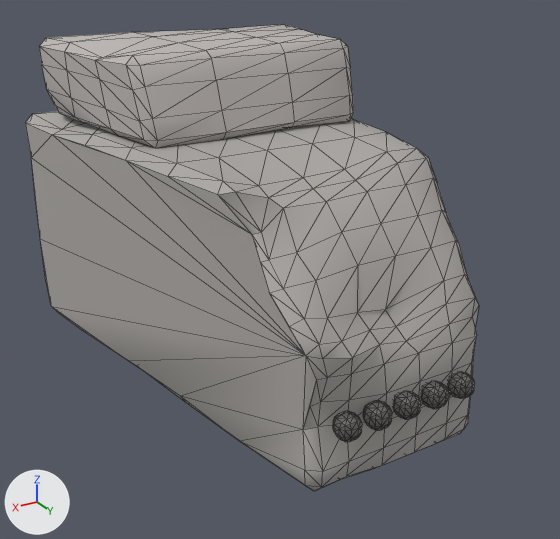
An edit to the glTF model unity/Assets/LastBell/Areas/Area2/Models/SM_Area2_RimTooth_Small_C.glb, drawn before and after from the same camera.
Both versions are drawn from a camera (50 mm lens) standing at (1.37, 1.55, 1.56) and looking at (0.0, -0.73, 0.42). Every picture has the same lights, and +X, +Y and +Z are marked at lower left. The first picture is the older version. Mesh edges are drawn as thin lines. Vertices at exactly the same position are counted once.

Names of what the first picture shows: 'SM_Area2_RimTooth_Small_C'.
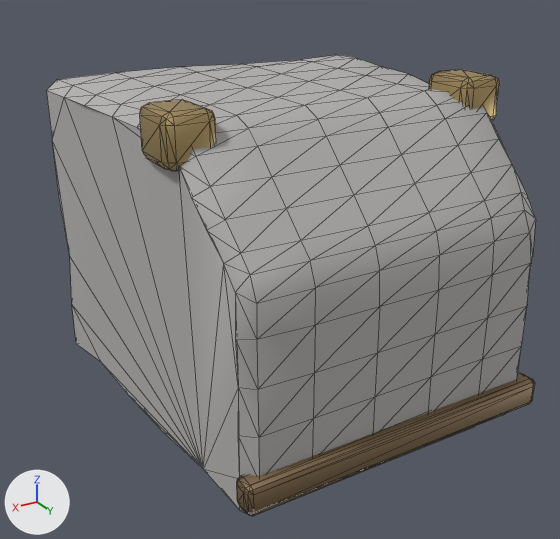
Pixel boxes [x1, y1, x2, y2] of what changed, in the pictures (560 x 539 px; the box of a moved part takes in the faces that stretch with it):
'SM_Area2_RimTooth_Small_C', reshaped (8% wider)
    before: [25, 24, 479, 491]
    after: [46, 55, 536, 516]
part 1 of me_sm_area2_rimtooth_small_c, moved or reshaped (not visible before)
    after: [237, 373, 535, 515]
part 2 of me_sm_area2_rimtooth_small_c, rebuilt (8% wider, 22% taller)
    before: [25, 112, 479, 491]
    after: [46, 55, 536, 516]
part 3 of me_sm_area2_rimtooth_small_c, added (brown)
    after: [429, 69, 499, 120]
part 4 of me_sm_area2_rimtooth_small_c, added (brown)
    after: [140, 99, 216, 171]
part 5 of me_sm_area2_rimtooth_small_c, deleted
    before: [39, 24, 475, 442]

What changed in the scene script:
```text
Add mat_darkbrass:
    mat_darkbrass = principled_material('DarkBrass')
    mat_darkbrass.base_color = (0.32, 0.22, 0.12)  # brown #998161
    mat_darkbrass.metallic = 0.8
    mat_darkbrass.roughness = 0.55
Add mat_brass:
    mat_brass = principled_material('Brass')
    mat_brass.base_color = (0.55, 0.4, 0.18)  # brown #c4aa76
    mat_brass.metallic = 0.85
    mat_brass.roughness = 0.45
Add mat_rimstone:
    mat_rimstone = principled_material('RimStone')
    mat_rimstone.base_color = (0.45, 0.44, 0.43)  # grey #b3b1af
    mat_rimstone.roughness = 0.8
Change me_sm_area2_rimtooth_small_c:
    used by ob_sm_area2_rimtooth_small_c; location = (0.0, 0.0, 0.0)
    remove me_sm_area2_rimtooth_small_c.from_pydata(...)  # 662 vertices, 1292 faces; spans x -0.64..0.64, y -1.7..0.06, z 0.0..1.2
    remove me_sm_area2_rimtooth_small_c.materials.append(mat_stone)  # grey #adaaa6
    remove me_sm_area2_rimtooth_small_c.materials.append(mat_masonry)  # grey #bcb6b3
    remove me_sm_area2_rimtooth_small_c.materials.append(mat_iron)  # grey #817e7c
    add me_sm_area2_rimtooth_small_c.from_pydata(...)  # 398 vertices, 780 faces; spans x -0.65..0.65, y -1.3..0.04, z 0.0..1.14
    me_sm_area2_rimtooth_small_c part 1: the loose piece of 56 vertices spanning x -0.39..0.39, y -1.65..-1.11, z 0.88..0.94 is scaled about its middle by (1.46, 0.109, 1.92), then moved by (0.0, 1.38, -0.79), in mat_darkbrass (brown #998161)
    me_sm_area2_rimtooth_small_c part 2: the loose piece of 230 vertices spanning x -0.64..0.64, y -1.7..0.0, z 0.0..0.9 is rebuilt with 230 vertices and now spans x -0.65..0.65, y -1.3..0.0, z 0.0..1.1, in mat_rimstone (grey #b3b1af)
    me_sm_area2_rimtooth_small_c part 3: a new loose piece of 56 vertices spanning x -0.6..-0.44, y -0.5..-0.3, z 0.98..1.14, in mat_brass (brown #c4aa76)
    me_sm_area2_rimtooth_small_c part 4: a new loose piece of 56 vertices spanning x 0.44..0.6, y -0.5..-0.3, z 0.98..1.14, in mat_brass (brown #c4aa76)
    me_sm_area2_rimtooth_small_c part 5: 6 loose pieces with 376 vertices, spanning x -0.57..0.57, y -1.62..0.06, z 0.21..1.2, are deleted
    add me_sm_area2_rimtooth_small_c.materials.append(mat_rimstone)  # grey #b3b1af
    add me_sm_area2_rimtooth_small_c.materials.append(mat_darkbrass)  # brown #998161
    add me_sm_area2_rimtooth_small_c.materials.append(mat_brass)  # brown #c4aa76
```
